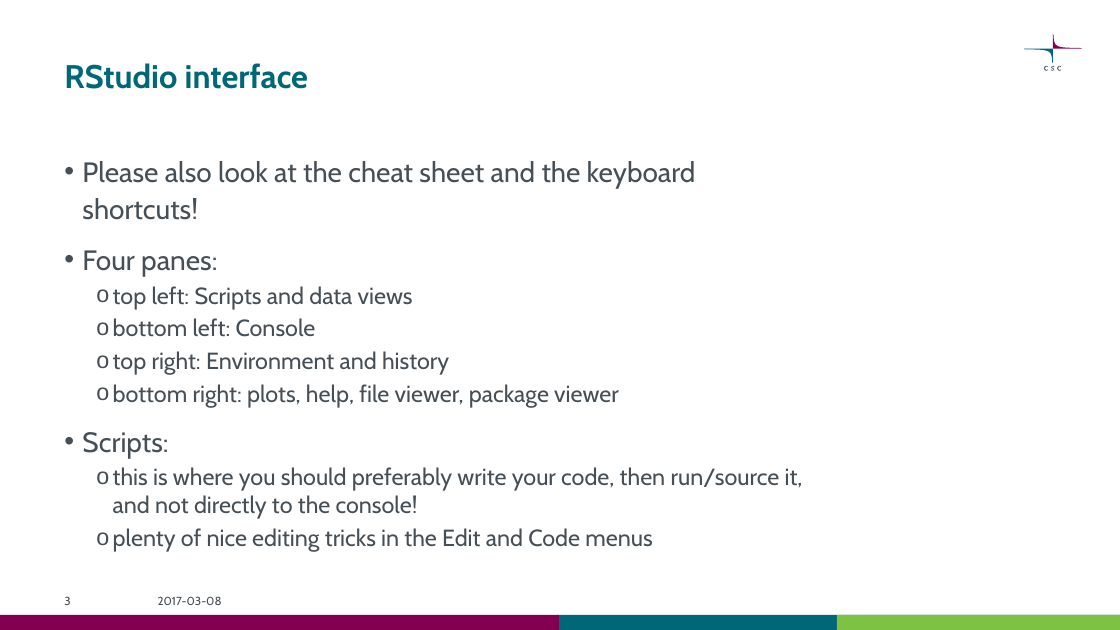
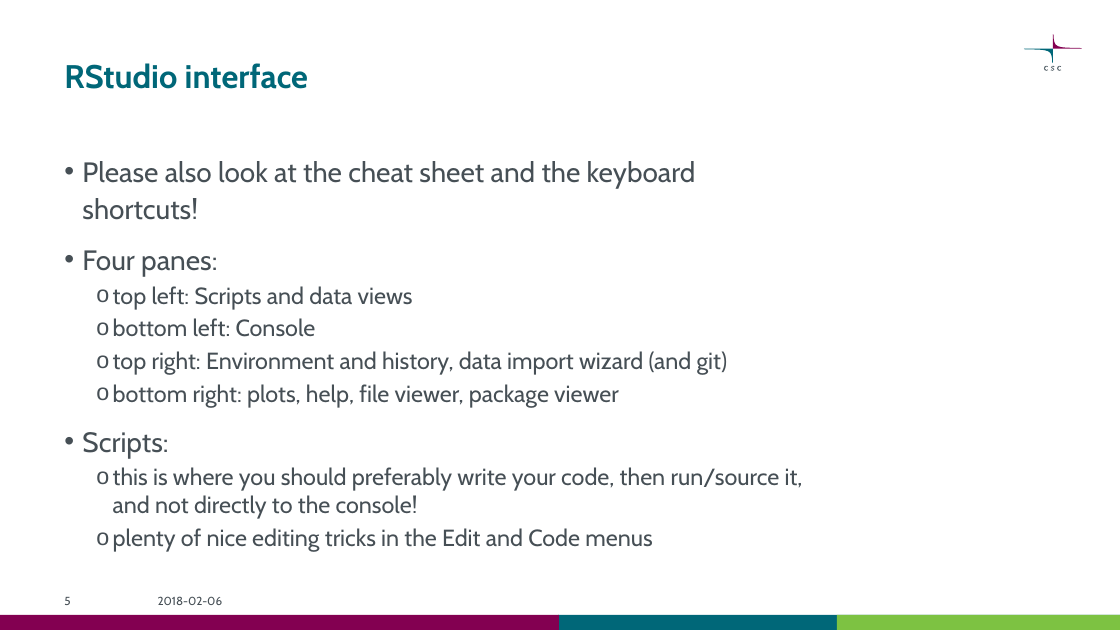
Before and after one commit to csc-training/wrangling-with-R, a slide deck: slide 5 of wrangling_with_r_bio18.pptx (slide 3 before the commit). Drawn at 1120x630 pixels with LibreOffice and Linux fonts; fonts in the diff are those of the drawing. Boxes give left, top, right and bottom in pixels: in the first picture for what was removed or moved away, otherwise in the second. Text is boxed around its words. In the diff, an @@ line names an element or a change of style, - is before the commit and + after.

```diff
--- a/wrangling_with_r_bio18.pptx
+++ b/wrangling_with_r_bio18.pptx
@@ text at [113, 351, 728, 375]: text changed @@
-  o top right: Environment and history
+  o top right: Environment and history, data import wizard (and git)
@@ text at [158, 596, 223, 605]: text changed @@
-2017-03-08
+2018-02-06
```
Also in this commit, not shown: 28 other slides changed, 5 slides added, 6 slides removed, 2 other files.
